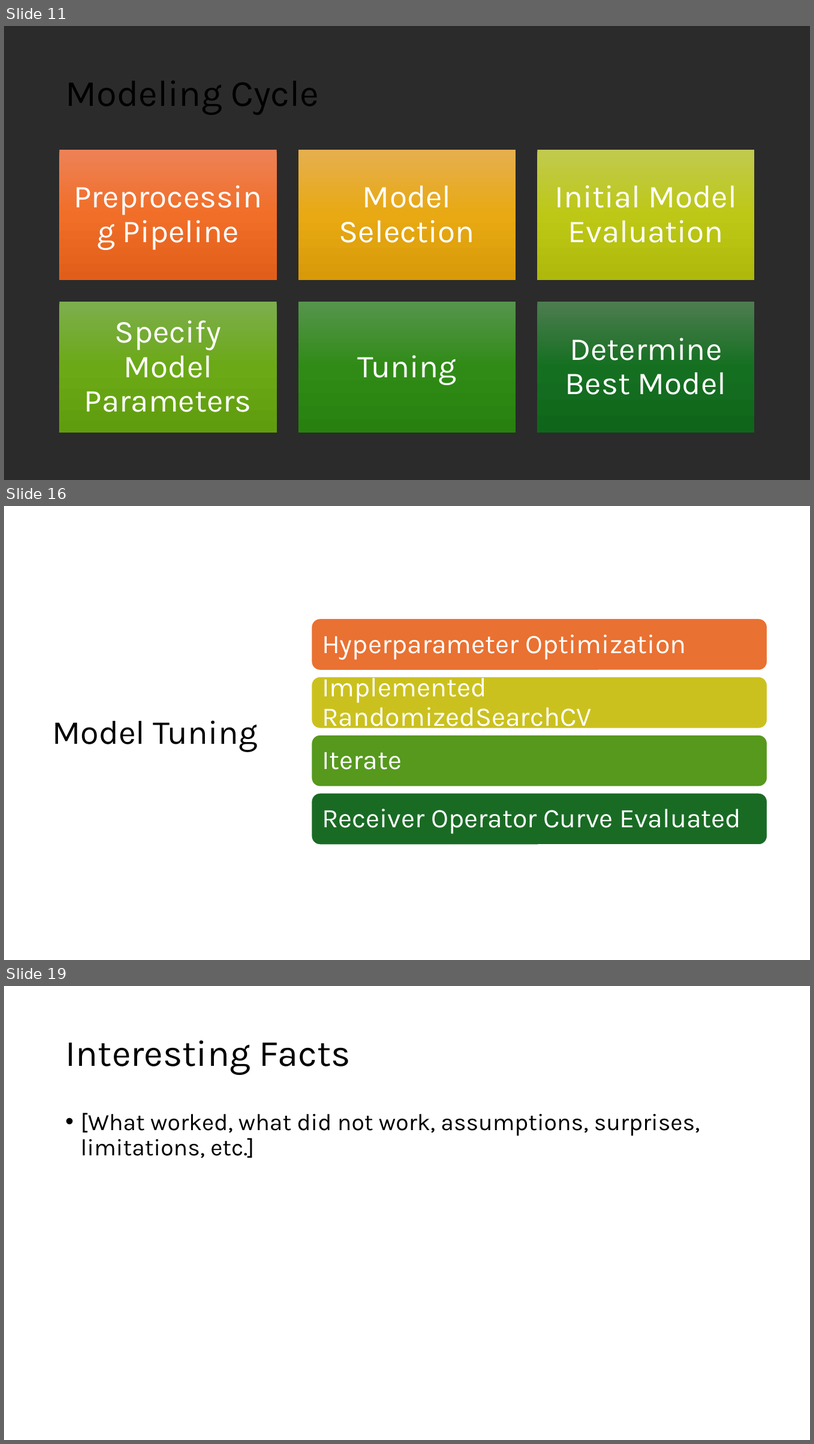
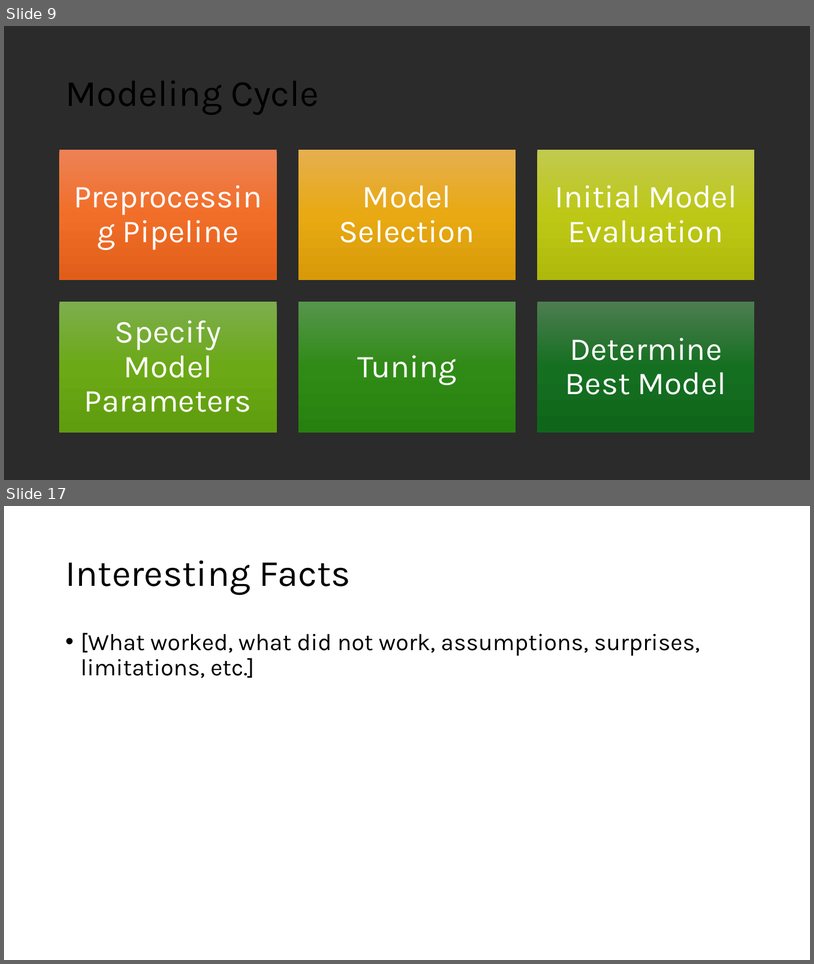
Before and after one commit to tkoche3/ISDS7075, a slide deck: ISDS 7075 Final Presentation.pptx. Shown one above the other, each under a label of ours: slides 11, 16 and 19 before the commit, slides 9 and 17 after it; the slides between them are not shown. The pictures are 814x1444 and 814x964 pixels, drawn with LibreOffice and Linux fonts; fonts in the diff are those of the drawing; background and template pictures are left out; a plain dark background stands for a picture behind light text. Boxes give left, top, right and bottom in pixels: in the first picture for what was removed or moved away, otherwise in the second. Text is boxed around its words. In the diff, an @@ line names an element or a change of style, - is before the commit and + after.

```diff
--- a/ISDS 7075 Final Presentation.pptx
+++ b/ISDS 7075 Final Presentation.pptx
@@ slide 16 removed at bbox=[4, 506, 810, 960], background #FFFFFF @@
@@ title removed at bbox=[52, 720, 258, 752] @@
-Model Tuning
@@ group removed at bbox=[311, 619, 768, 845]: 4 rounded rectangles, 4 texts @@
-Hyperparameter Optimization
-Implemented RandomizedSearchCV
-Iterate
-Receiver Operator Curve Evaluated
@@ what was slide 11 is now slide 9 @@
@@ what was slide 19 is now slide 17 @@
```
Also in this commit, not shown: 12 slides changed, 2 slides added, 3 other slides removed.
